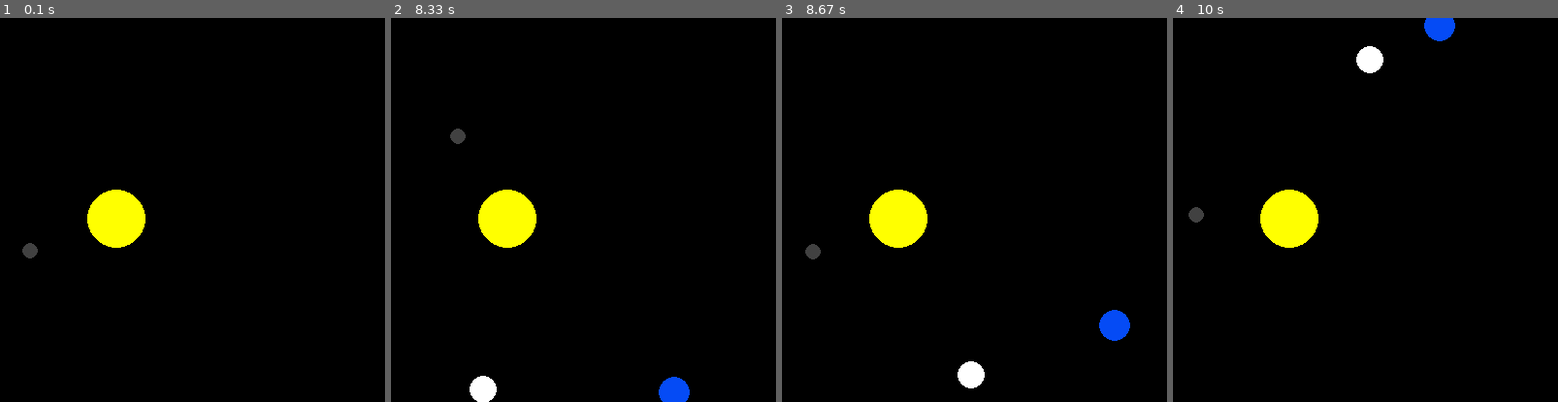
Above: before the commit, frames 1-4 (left to right).
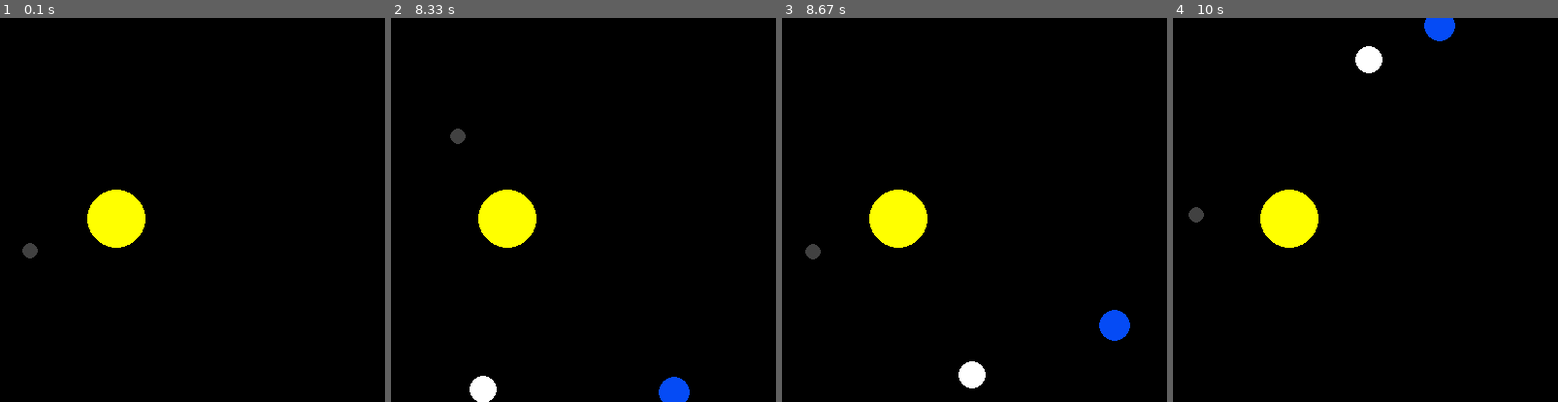
Above: after the commit, the same moments.

Repository: Specter-0/Pygame-utilities
Game: pygame game, started from pygameTests.py
The game is run twice, just before and just after one commit, with the same random seed, the same clock (stepped at 60 frames per second) and the same inputs.
Inputs:
- Up to frame 1 (0.1 s): no input
- Up to frame 2 (8.33 s): no input
- Up to frame 3 (8.67 s): no input
- Up to frame 4 (10 s): no input
The pictures show only the part of the screen within x 35-85%, y 24-74%; the shares and areas given below are measured in that part.

Frames 1-2 are identical in both runs. In frame 3, less than 0.1% of the frame differs, in the area x 45-53%, y 89-97%; in frame 4, less than 0.1%.

Commit message:
Update pygameTests.py

Diff:
--- a/pygameTests.py
+++ b/pygameTests.py
@@ -75,7 +75,7 @@
     sun = Planet(0, 0, 30, pgu.YELLOW, 1.98892 * 10**30)
     sun.sun = True
 
-    earth = Planet(-1 * Planet.AU, 0, 16, pgu.BLUE, 5.9742 * 10*24)
+    earth = Planet(-1 * Planet.AU, 0, 16, pgu.BLUE, 5.9742 * 10**24)
     earth.y_vel = 29.783 * 1000
 
     mars = Planet(-1.524 * Planet.AU, 0, 12, pgu.RED, 6.39 * 10**23)
